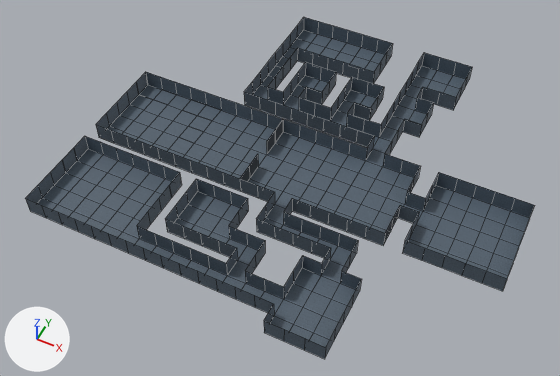
What one commit did to the Blender file Assets/Blender/level1.blend.
Before and after are seen from a camera (50 mm lens) standing at (40.8, -51.5, 60.9) and looking at (15.9, -1.6, -1.4). The lights are fixed; the arrows at lower left show +X, +Y and +Z. Mesh edges are drawn as thin lines.
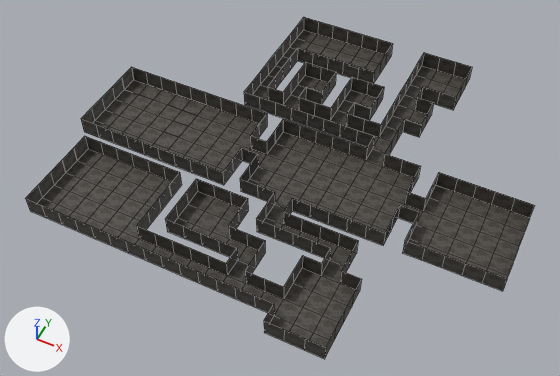
Scene script edits in JSON lines:
```json
{"op": "add", "block": "img_floor01_png", "code": ["img_floor01_png = load_image('floor01.png', '../Textures/floor01.png', 256, 256, 'sRGB')"]}
{"op": "add", "block": "mat_floor01_png", "code": ["mat_floor01_png = principled_material('floor01.png')", "mat_floor01_png.texture = img_floor01_png"]}
{"block": "me_plane", "where": "# used by ob_plane; location = (0.0, 0.0, 0.0)"}
{"op": "remove", "block": "me_plane", "code": "me_plane.from_pydata(...)  # 1880 vertices, 470 faces; spans x -5.0..41.0, y -19.0..23.0, z 0.0..2.0"}
{"op": "add", "block": "me_plane", "code": "me_plane.from_pydata(...)  # 1908 vertices, 477 faces; spans x -7.0..41.0, y -19.0..23.0, z 0.0..2.0"}
{"block": "me_plane", "change": "me_plane part 1: the loose piece of 4 vertices spanning x -5.0, y 1.0..3.0, z 0.0..2.0 is copied, and the copy is moved by (-2.0, 0.0, 0.0), in mat_floor01_png (picture img_floor01_png); it spans x -7.0, y 1.0..3.0, z 0.0..2.0"}
{"block": "me_plane", "change": "me_plane part 2: the loose piece of 4 vertices spanning x -5.0, y -1.0..1.0, z 0.0..2.0 is copied, and the copy is moved by (-2.0, 0.0, 0.0), in mat_floor01_png (picture img_floor01_png); it spans x -7.0, y -1.0..1.0, z 0.0..2.0"}
{"block": "me_plane", "change": "me_plane part 3"}
{"block": "me_plane", "change": "12 vertices are removed from x 11.0..13.0, y -5.0..5.0, z 0.0..2.0"}
{"block": "me_plane", "change": "59 faces are deleted"}
{"block": "me_plane", "change": "5 vertices in x -5.0, y -1.0..3.0, z 2.0 move by (-2.0, 0.0, -2.0)"}
{"block": "me_plane", "change": "3 vertices in x -5.0, y -3.0..3.0, z 2.0 move by (-2.0, 0.0, 0.0)"}
{"block": "me_plane", "change": "9 vertices are added at x -7.0, y -5.0..5.0, z 0.0..2.0"}
{"block": "me_plane", "change": "13 new vertices lie (-2.0, 0.0, 0.0) away from vertices in x -5.0..13.0, y -5.0..5.0, z 0.0..2.0"}
{"block": "me_plane", "change": "10 new vertices lie (0.0, 0.0, 2.0) away from vertices in x 11.0..13.0, y -3.0..3.0, z 0.0"}
{"block": "me_plane", "change": "64 new faces join them"}
{"block": "me_plane", "change": "me_plane part 4: 411 faces spanning x -5.0..41.0, y -19.0..23.0, z 0.0..2.0 switch from mat_bricks_wall_png (picture img_bricks_wall_png) to mat_floor01_png (picture img_floor01_png)"}
```

Changed parts and their boxes [x1, y1, x2, y2] in the pictures (560 x 376 px; the box of a moved part takes in the faces that stretch with it):
```json
{"part": 1, "of": "me_plane", "change": "added", "after": [112, 77, 124, 99]}
{"part": 2, "of": "me_plane", "change": "added", "after": [102, 87, 115, 110]}
{"part": 3, "of": "me_plane", "change": "moved or reshaped", "before": [96, 72, 283, 191], "after": [81, 67, 267, 185]}
{"part": 4, "of": "me_plane", "change": "recoloured", "before": [25, 17, 534, 359], "after": [25, 17, 534, 359], "on screen": "blue to grey"}
```
